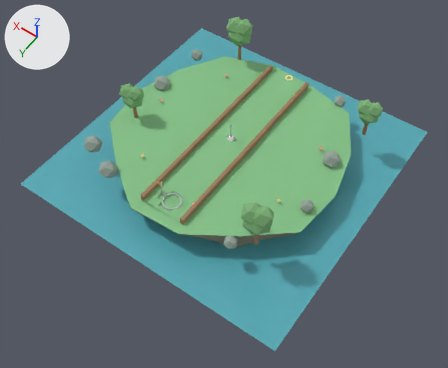
An edit to the glTF model ui/3d/minigolf/course-01.glb, drawn before and after from the same camera.
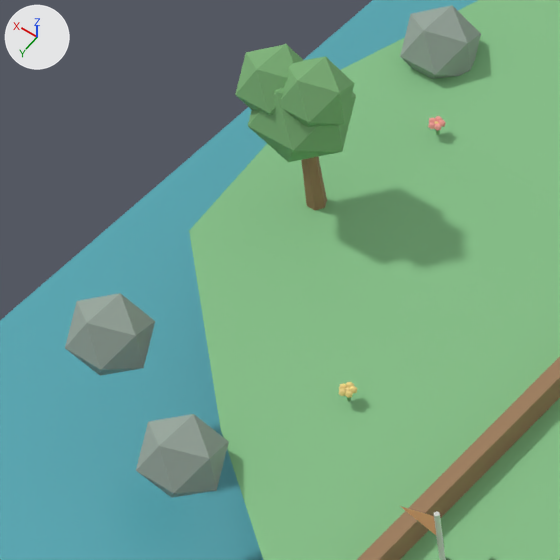
The first picture shows the older version from a 50 mm camera at (-9.67, 14.03, 18.8) aimed at (-0.73, 1.52, -0.87). The close-ups show the older and then the newer version on the part from 16% to 42% of the width and 20% to 52% of the height of that picture. Only the edits that show in the close-ups are written down. The axes (+X, +Y, +Z) are drawn at upper left. The lights are the same throughout.

In view in the first close-up: 'faceted-canopy.006', 'faceted-canopy.007', 'faceted-canopy.008', 'faceted-rock.003', 'faceted-rock.004', 'faceted-rock.007', 'garden-tree-trunk.002', 'island-turf-edge', 'rail-right', 'surface-grass', 'water-plane' and 5 more.
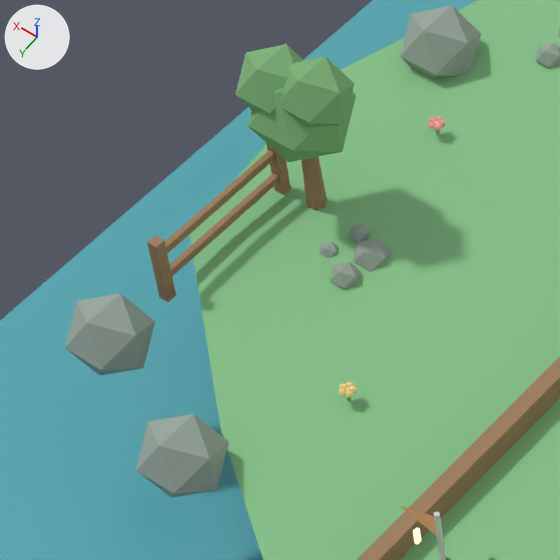
The change, as a diff of the scene's bpy script:
```diff
--- a/ui/3d/minigolf/course-01.glb.py
+++ b/ui/3d/minigolf/course-01.glb.py
@@ ob_hole_digit_segment_001 @@
+ob_hole_digit_segment_001 = bpy.data.objects.new('hole-digit-segment.001', me_hole_digit_segment_mesh_001)  # a box spanning x 0.66..0.69, y 3.8398..3.8898, z 0.325..0.4; in mat_minigolf_hole_number_garden (beige #fff0b5, glowing beige #fff0b5)
+ob_hole_digit_segment_001.location = (0.0, 0.0, 0.0)
@@ ob_hole_digit_segment @@
+ob_hole_digit_segment = bpy.data.objects.new('hole-digit-segment', me_hole_digit_segment_mesh)  # a box spanning x 0.66..0.69, y 3.8398..3.8898, z 0.4..0.475; in mat_minigolf_hole_number_garden (beige #fff0b5, glowing beige #fff0b5)
+ob_hole_digit_segment.location = (0.0, 0.0, 0.0)
@@ ob_deco_pebble_013 @@
+ob_deco_pebble_013 = bpy.data.objects.new('deco-pebble.013', me_deco_pebble_mesh_013)  # an icosphere of 20 faces spanning x 3.291..3.529, y -1.45..-1.212, z -0.089..0.149; in mat_minigolf_rock_garden (grey #97a69b)
+ob_deco_pebble_013.location = (0.0, 0.0, 0.0)
@@ ob_deco_pebble_003 @@
+ob_deco_pebble_003 = bpy.data.objects.new('deco-pebble.003', me_deco_pebble_mesh_003)  # an icosphere of 20 faces spanning x 3.299..3.469, y 1.3..1.471, z -0.055..0.115; in mat_minigolf_rock_garden (grey #97a69b)
+ob_deco_pebble_003.location = (0.0, 0.0, 0.0)
@@ ob_deco_pebble_002 @@
+ob_deco_pebble_002 = bpy.data.objects.new('deco-pebble.002', me_deco_pebble_mesh_002)  # an icosphere of 20 faces spanning x 2.991..3.297, y 1.361..1.667, z -0.153..0.153; in mat_minigolf_rock_garden (grey #97a69b)
+ob_deco_pebble_002.location = (0.0, 0.0, 0.0)
@@ ob_deco_pebble_001 @@
+ob_deco_pebble_001 = bpy.data.objects.new('deco-pebble.001', me_deco_pebble_mesh_001)  # an icosphere of 20 faces spanning x 3.048..3.286, y 1.717..1.955, z -0.089..0.149; in mat_minigolf_rock_garden (grey #97a69b)
+ob_deco_pebble_001.location = (0.0, 0.0, 0.0)
@@ ob_deco_pebble @@
+ob_deco_pebble = bpy.data.objects.new('deco-pebble', me_deco_pebble_mesh)  # an icosphere of 20 faces spanning x 3.402..3.572, y 1.594..1.764, z -0.085..0.085; in mat_minigolf_rock_garden (grey #97a69b)
+ob_deco_pebble.location = (0.0, 0.0, 0.0)
@@ ob_deco_fence_rail_003 @@
+ob_deco_fence_rail_003 = bpy.data.objects.new('deco-fence-rail.003', me_deco_fence_rail_mesh_003)  # a box spanning x 4.272..4.328, y 1.35..2.85, z 0.442..0.518; in mat_minigolf_wood_garden (brown #9e7c59)
+ob_deco_fence_rail_003.location = (0.0, 0.0, 0.0)
@@ ob_deco_fence_rail_002 @@
+ob_deco_fence_rail_002 = bpy.data.objects.new('deco-fence-rail.002', me_deco_fence_rail_mesh_002)  # a box spanning x 4.272..4.328, y 1.35..2.85, z 0.162..0.238; in mat_minigolf_wood_garden (brown #9e7c59)
+ob_deco_fence_rail_002.location = (0.0, 0.0, 0.0)
@@ ob_deco_fence_post_003 @@
+ob_deco_fence_post_003 = bpy.data.objects.new('deco-fence-post.003', me_deco_fence_post_mesh_003)  # a box spanning x 4.25..4.35, y 2.8..2.9, z -0.04..0.64; in mat_minigolf_wood_garden (brown #9e7c59)
+ob_deco_fence_post_003.location = (0.0, 0.0, 0.0)
@@ ob_deco_fence_post_002 @@
+ob_deco_fence_post_002 = bpy.data.objects.new('deco-fence-post.002', me_deco_fence_post_mesh_002)  # a box spanning x 4.25..4.35, y 1.3..1.4, z -0.04..0.64; in mat_minigolf_wood_garden (brown #9e7c59)
+ob_deco_fence_post_002.location = (0.0, 0.0, 0.0)
```

What differs and where, as boxes [x1, y1, x2, y2] in the close-ups (560 x 560 px):
'deco-fence-rail.003', added
    after: [165, 150, 275, 254]
'deco-fence-rail.002', added
    after: [170, 173, 279, 276]
'deco-fence-post.003', added (brown)
    after: [147, 235, 176, 302]
'deco-pebble.002', added
    after: [353, 239, 391, 272]
'deco-pebble.001', added
    after: [330, 262, 361, 289]
'deco-fence-post.002', added (brown)
    after: [266, 143, 291, 195]
'deco-pebble.013', added
    after: [536, 43, 560, 68]
'deco-pebble.003', added
    after: [349, 224, 371, 242]
'deco-pebble', added
    after: [319, 242, 339, 258]
'hole-digit-segment', added
    after: [413, 527, 421, 539]
'hole-digit-segment.001', added
    after: [414, 535, 421, 545]
